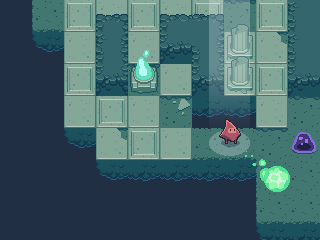
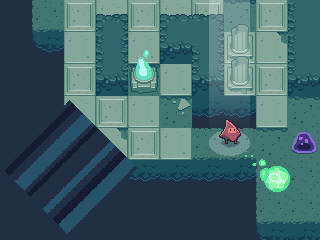
Comparing the layer stacks of the two (320, 240) images. Changes:
added layer "Layer 11" above "Layer 0" over (5, 100, 137, 234)
painted on "Layer 0" over (63, 129, 95, 149)
